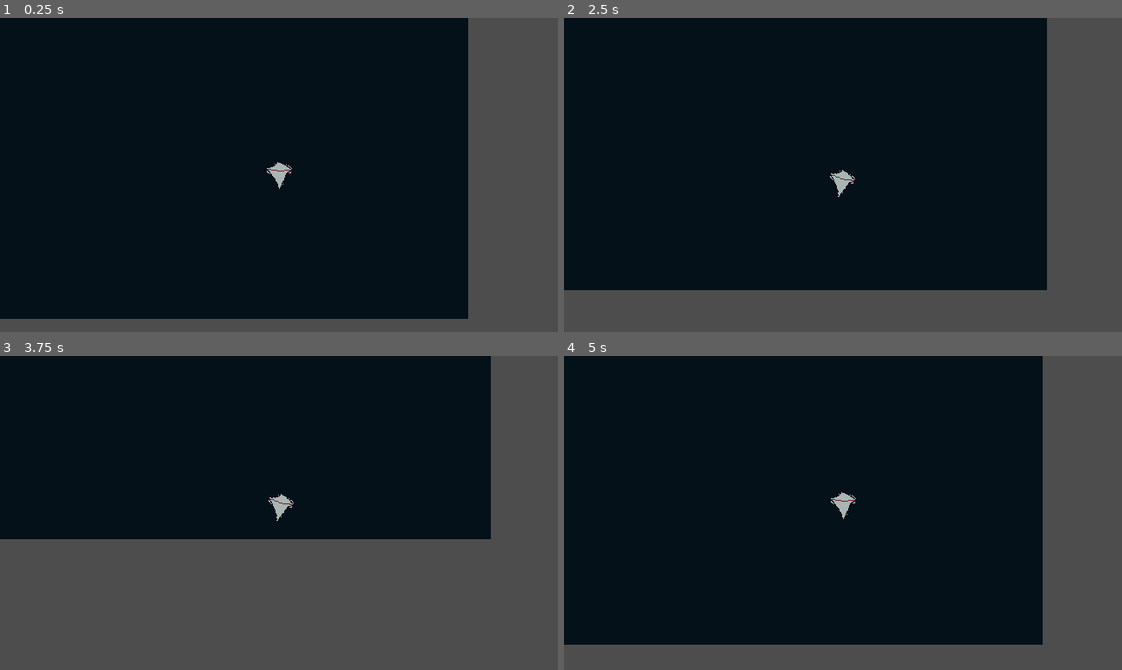
Above: before the commit, frames 1-4 (two rows, left to right).
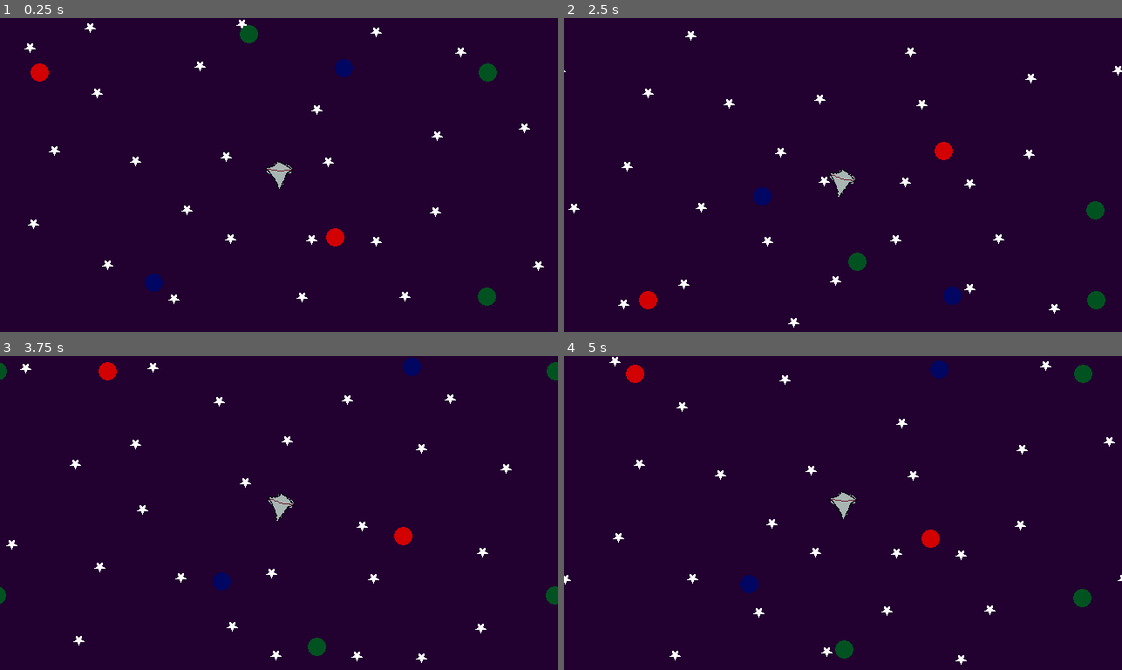
Above: after the commit, the same moments.

Repository: oe555/project-eat-humans
Game: Godot game, scene res://Scenes/main_scene.tscn
Two runs of this game, one before a commit and one after it. Both use one fixed random seed, a clock stepped at 60 frames per second and the inputs below.
Inputs:
- Up to frame 1 (0.25 s): no input
- Up to frame 2 (2.5 s): tap Enter at 0.5 s; hold W (accelerate) 0.53-1.28 s; tap D (rotate_clockwise) at 0.6, 2.1 s; hold S (reverse) 1.28-2.03 s; tap A (rotate_counterclockwise) at 1.35 s; hold W (accelerate) from 2.03 s (still down)
- Up to frame 3 (3.75 s): tap A (rotate_counterclockwise) at 2.85 s; release W (accelerate) at 3.53 s; hold S (reverse) from 3.53 s (still down); tap D (rotate_clockwise) at 3.6 s
- Up to frame 4 (5 s): keep holding S (reverse); tap A (rotate_counterclockwise) at 4.35 s

The runs differ from the first frame. In frame 1, 100% of the frame differs, in the area x 0-100%, y 0-100%; in frame 2, 100%; in frame 3, 100%; in frame 4, 100%.

Commit message:
setup parallax background

Diff:
--- a/Scenes/main_scene.tscn
+++ b/Scenes/main_scene.tscn
@@ -1,13 +1,11 @@
 [gd_scene format=3 uid="uid://ujr45jajx4e7"]
 
+[ext_resource type="PackedScene" uid="uid://b6x85lit0stwv" path="res://Scenes/space_background.tscn" id="1_6l7je"]
 [ext_resource type="PackedScene" uid="uid://5x7etmqtmvk4" path="res://Scenes/player.tscn" id="1_52fb6"]
 
 [node name="Node2D" type="Node2D" unique_id=2084757155]
 
-[node name="ColorRect" type="ColorRect" parent="." unique_id=77942042]
-offset_right = 653.0
-offset_bottom = 368.0
-color = Color(0.019, 0.06894999, 0.1, 1)
+[node name="SpaceBackground" parent="." unique_id=601757368 instance=ExtResource("1_6l7je")]
 
 [node name="Player" parent="." unique_id=738117526 instance=ExtResource("1_52fb6")]
-position = Vector2(436, 203)
+position = Vector2(321, 183)
--- /dev/null
+++ b/Scenes/space_background.tscn
@@ -0,0 +1,30 @@
+[gd_scene format=3 uid="uid://b6x85lit0stwv"]
+
+[ext_resource type="Texture2D" uid="uid://cs4awpexdh3bw" path="res://Assets/Art/parallax_background/empty_space.png" id="1_4ghvd"]
+[ext_resource type="Texture2D" uid="uid://5f0e2klqj5s5" path="res://Assets/Art/parallax_background/stars.png" id="2_xvnf2"]
+[ext_resource type="Texture2D" uid="uid://b2k1hv7mtxyav" path="res://Assets/Art/parallax_background/background_planets.png" id="3_40fxc"]
+
+[node name="SpaceBackground" type="Node2D" unique_id=601757368]
+
+[node name="EmptySpace" type="Parallax2D" parent="." unique_id=556929580]
+repeat_size = Vector2(640, 360)
+
+[node name="Sprite2D" type="Sprite2D" parent="EmptySpace" unique_id=929402035]
+position = Vector2(320, 180)
+texture = ExtResource("1_4ghvd")
+
+[node name="Stars" type="Parallax2D" parent="." unique_id=1826549694]
+scroll_scale = Vector2(2, 2)
+repeat_size = Vector2(640, 360)
+
+[node name="Sprite2D" type="Sprite2D" parent="Stars" unique_id=518600185]
+position = Vector2(320, 180)
+texture = ExtResource("2_xvnf2")
+
+[node name="BackgroundPlanets" type="Parallax2D" parent="." unique_id=1599246690]
+scroll_scale = Vector2(3, 3)
+repeat_size = Vector2(640, 360)
+
+[node name="Sprite2D" type="Sprite2D" parent="BackgroundPlanets" unique_id=1646014236]
+position = Vector2(320, 180)
+texture = ExtResource("3_40fxc")
Binary file added: Assets/Art/parallax_background/background_planets.png
Not shown, added: Assets/Art/parallax_background/background_planets.png.import
Binary file added: Assets/Art/parallax_background/empty_space.png
Not shown, added: Assets/Art/parallax_background/empty_space.png.import
Binary file added: Assets/Art/parallax_background/stars.png
Not shown, added: Assets/Art/parallax_background/stars.png.import
